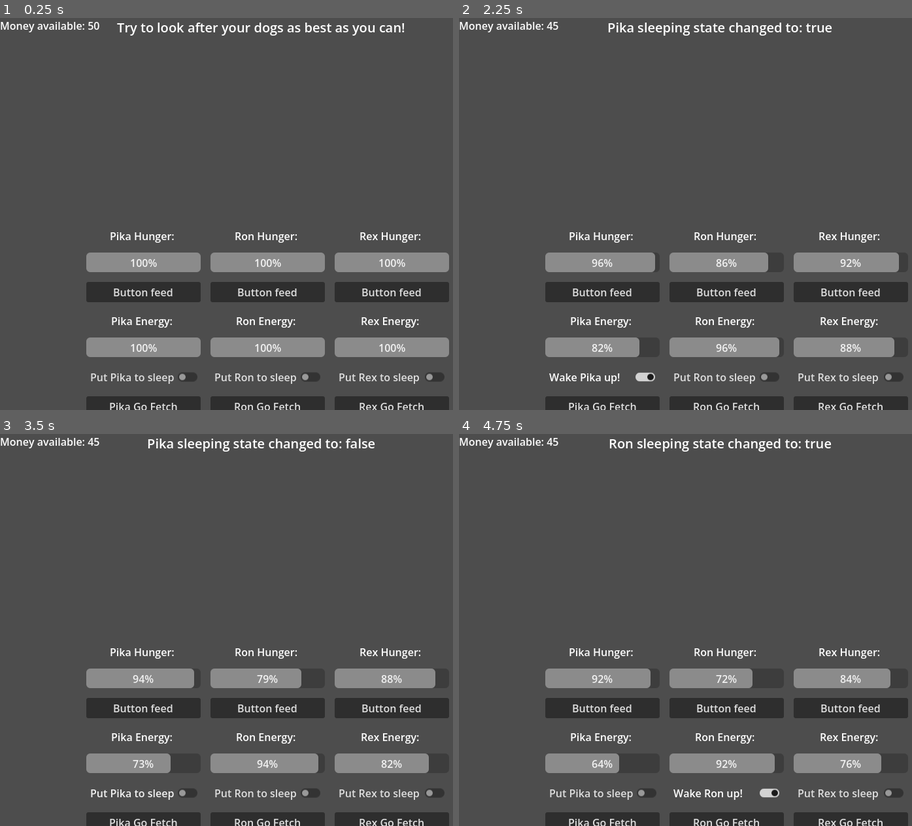
Above: before the commit, frames 1-4 (two rows, left to right).
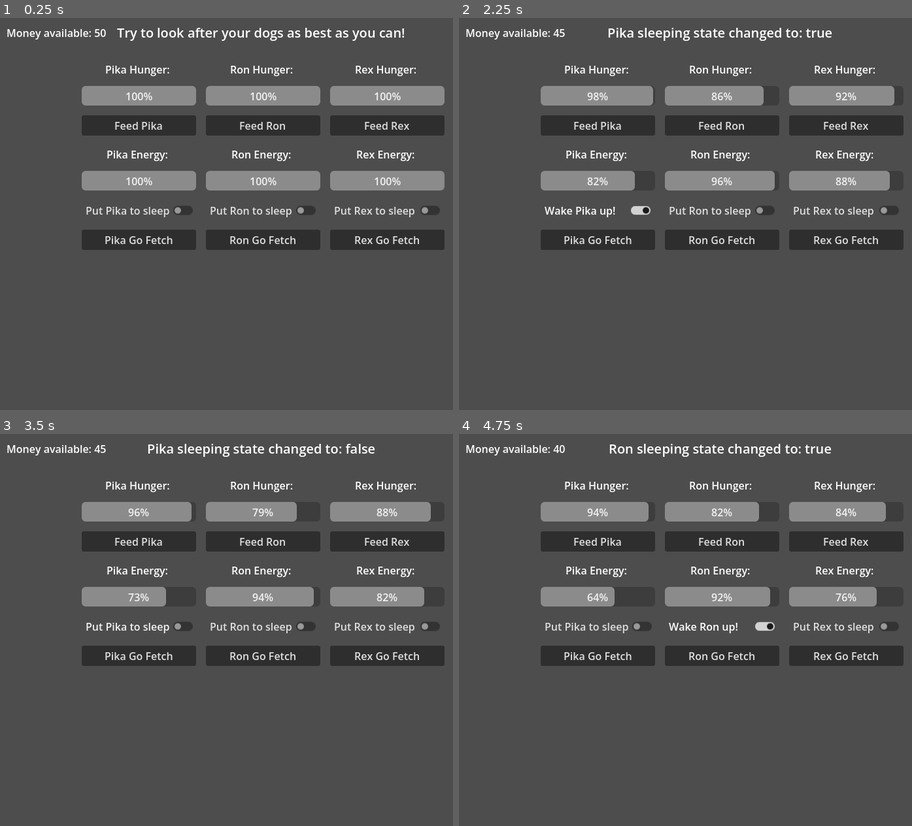
Above: after the commit, the same moments.

Repository: lukaMis/kennel-simulator
Game: Godot game, scene res://scenes/main.tscn
The game is run twice, just before and just after one commit, with the same random seed, the same clock (stepped at 60 frames per second) and the same inputs.
Inputs (mouse positions are in pixels of both pictures, inside the frame that each line leads up to):
- Up to frame 1 (0.25 s): no input
- Up to frame 2 (2.25 s): click (603, 292) at 0.5 s, where only the run before the commit has a clickable "Button feed"; click (599, 123) at 1.25 s, where only the run after the commit has a clickable "Feed Pika"; click "Put Pika to sleep" at 2 s
- Up to frame 3 (3.5 s): click "Wake Pika up!" at 2.75 s
- Up to frame 4 (4.75 s): click (721, 539) at 3.5 s, where only the run after the commit has a clickable "Feed Ron"; click "Put Ron to sleep" at 4.25 s

The runs differ from the first frame. In frame 1, 33% of the frame differs, in the area x 0-100%, y 1-100%; in frame 2, 31%; in frame 3, 31%; in frame 4, 30%.

Commit message:
Refactor and code cleanup complete. EnergyUI and HungerUI now use generic ProgressDisplay scene.

Diff:
--- a/scenes/dog_ui.tscn
+++ b/scenes/dog_ui.tscn
@@ -5,80 +5,28 @@
 [ext_resource type="PackedScene" uid="uid://cf05dnkmycgsy" path="res://scenes/energy_ui.tscn" id="3_nf10f"]
 
 [node name="DogUI" type="Control" unique_id=1588688185]
-custom_minimum_size = Vector2(175, 275)
+custom_minimum_size = Vector2(175, 300)
 layout_mode = 3
 anchors_preset = 0
 offset_right = 175.0
-offset_bottom = 275.0
+offset_bottom = 300.0
 script = ExtResource("1_wbx4q")
 
-[node name="VBoxContainer" type="VBoxContainer" parent="." unique_id=982634923]
-visible = false
-custom_minimum_size = Vector2(175, 275)
+[node name="VBoxContainer" type="VBoxContainer" parent="." unique_id=1940736317]
 layout_mode = 0
 offset_right = 175.0
-offset_bottom = 275.0
+offset_bottom = 300.0
 theme_override_constants/separation = 10
 
-[node name="LabelHunger" type="Label" parent="VBoxContainer" unique_id=943937713]
-custom_minimum_size = Vector2(0, 30)
-layout_mode = 2
-text = "Hunger label"
-horizontal_alignment = 1
-vertical_alignment = 1
-
-[node name="HungerBar" type="ProgressBar" parent="VBoxContainer" unique_id=1239157321]
-custom_minimum_size = Vector2(0, 30)
-layout_mode = 2
-step = 1.0
-value = 100.0
-
-[node name="ButtonFeed" type="Button" parent="VBoxContainer" unique_id=987015209]
-custom_minimum_size = Vector2(0, 30)
-layout_mode = 2
-text = "Button feed"
-
-[node name="LabelEnergy" type="Label" parent="VBoxContainer" unique_id=841251987]
-custom_minimum_size = Vector2(0, 30)
-layout_mode = 2
-text = "Energy label"
-horizontal_alignment = 1
-vertical_alignment = 1
-
-[node name="EnergyBar" type="ProgressBar" parent="VBoxContainer" unique_id=1341189782]
-custom_minimum_size = Vector2(0, 30)
+[node name="HungerUI" parent="VBoxContainer" unique_id=815053143 instance=ExtResource("2_1hs5b")]
 layout_mode = 2
 
-[node name="ButtonSleep" type="CheckButton" parent="VBoxContainer" unique_id=2088762501]
-custom_minimum_size = Vector2(0, 30)
+[node name="EnergyUI" parent="VBoxContainer" unique_id=1091962703 instance=ExtResource("3_nf10f")]
 layout_mode = 2
-text = "Pika is sleeping"
 
-[node name="ButtonWork" type="Button" parent="VBoxContainer" unique_id=982615633]
+[node name="ButtonWork" type="Button" parent="VBoxContainer" unique_id=841578536]
 custom_minimum_size = Vector2(0, 30)
 layout_mode = 2
 text = "Go to work!"
 
-[node name="VBoxContainer2" type="VBoxContainer" parent="." unique_id=1940736317]
-layout_mode = 0
-offset_left = 7.0
-offset_top = 289.0
-offset_right = 182.0
-offset_bottom = 580.0
-theme_override_constants/separation = 10
-
-[node name="HungerUI" parent="VBoxContainer2" unique_id=815053143 instance=ExtResource("2_1hs5b")]
-layout_mode = 2
-
-[node name="EnergyUI" parent="VBoxContainer2" unique_id=1091962703 instance=ExtResource("3_nf10f")]
-layout_mode = 2
-
-[node name="ButtonWork2" type="Button" parent="VBoxContainer2" unique_id=841578536]
-custom_minimum_size = Vector2(0, 30)
-layout_mode = 2
-text = "Go to work!"
-
-[connection signal="pressed" from="VBoxContainer/ButtonFeed" to="." method="_on_button_feed_pressed"]
-[connection signal="toggled" from="VBoxContainer/ButtonSleep" to="." method="_on_button_sleep_toggled"]
 [connection signal="pressed" from="VBoxContainer/ButtonWork" to="." method="_on_button_work_pressed"]
-[connection signal="pressed" from="VBoxContainer2/ButtonWork2" to="." method="_on_button_work_2_pressed"]
--- a/scenes/main.tscn
+++ b/scenes/main.tscn
@@ -12,12 +12,11 @@
 autostart = true
 
 [node name="HBoxContainer" type="HBoxContainer" parent="." unique_id=740714645]
-offset_top = 30.0
+offset_top = 64.0
 offset_right = 800.0
-offset_bottom = 630.0
+offset_bottom = 664.0
 theme_override_constants/separation = 20
 alignment = 1
-metadata/_edit_use_anchors_ = true
 
 [node name="DogUIPika" parent="HBoxContainer" unique_id=1588688185 instance=ExtResource("2_sugp2")]
 custom_minimum_size = Vector2(170, 0)
@@ -32,9 +31,14 @@
 layout_mode = 2
 
 [node name="CashUI" parent="." unique_id=214257894 instance=ExtResource("3_sugp2")]
-offset_right = 160.0
+offset_left = 10.0
+offset_top = 11.0
+offset_right = 170.0
+offset_bottom = 36.0
 
 [node name="InfoBar" parent="." unique_id=774993481 instance=ExtResource("4_jyhfs")]
+offset_top = 8.0
 offset_right = 800.0
+offset_bottom = 48.0
 
 [connection signal="timeout" from="Timer" to="." method="_on_timer_timeout"]
--- a/scripts/cash_ui.gd
+++ b/scripts/cash_ui.gd
@@ -1,6 +1,7 @@
 extends Control
 
 @onready var label_cash: Label = $LabelCash
+
 
 # Called when the node enters the scene tree for the first time.
 func _ready() -> void:
@@ -10,10 +11,6 @@
 	update_cash_ui(GlobalState.cash)
 	pass
 
-# Called every frame. 'delta' is the elapsed time since the previous frame.
-func _process(delta: float) -> void:
-	pass
-
 # This function matches the signal parameter layout!
 func update_cash_ui(new_amount: int) -> void:
 	label_cash.text = "Money available: " + str(new_amount)
--- a/scripts/dog_ui.gd
+++ b/scripts/dog_ui.gd
@@ -1,64 +1,18 @@
 extends Control
 
 var dog: DogResource
-@onready var hunger_bar = $VBoxContainer/HungerBar
-@onready var hunger_label = $VBoxContainer/LabelHunger
-
-@onready var energy_bar = $VBoxContainer/EnergyBar
-@onready var energy_label = $VBoxContainer/LabelEnergy
-
-@onready var button_feed = $VBoxContainer/ButtonFeed
-@onready var button_sleep = $VBoxContainer/ButtonSleep
+@onready var hunger_ui = $VBoxContainer/HungerUI
+@onready var energy_ui = $VBoxContainer/EnergyUI
 @onready var button_work = $VBoxContainer/ButtonWork
 
-@onready var hunger_ui = $VBoxContainer2/HungerUI
-@onready var energy_ui = $VBoxContainer2/EnergyUI
-@onready var button_work2 = $VBoxContainer2/ButtonWork2
-
-
-# Called when the node enters the scene tree for the first time.
-func _ready() -> void:
-	button_sleep.toggle_mode = false
-	pass # Replace with function body.
-
-# Called every frame. 'delta' is the elapsed time since the previous frame.
-func _process(delta: float) -> void:
-	pass
-
-func setup_dog_old(dog_data: DogResource):
-	dog = dog_data
-
-	hunger_bar.value = dog.hunger
-	energy_bar.value = dog.energy
-
-	hunger_label.text = dog.name + " hunger:"
-	energy_label.text = dog.name + " energy:"
-
-	button_feed.text = "Feed " + dog.name
-
-	button_sleep.button_pressed = dog.is_sleeping
-	button_sleep.text = dog.name + " is awake"
-	button_work.text =  dog.name + " Go work"
-	pass
 
 func setup_dog(dog_data: DogResource) -> void:
 	dog = dog_data
 
 	hunger_ui.setup_hunger(dog)
 	energy_ui.setup_energy(dog)
-	button_work2.text = dog.name + " Go Fetch"
+	button_work.text = dog.name + " Go Fetch"
 	pass
-
-#func update_ui():
-	#if dog:
-		#hunger_bar.value = dog.hunger
-		#energy_bar.value = dog.energy
-#
-		#if dog.is_sleeping and dog.energy == 100:
-			#_handle_dog_sleep(false)
-		#if !dog.is_sleeping and dog.energy == 0:
-			#_handle_dog_sleep(true)
-		#pass
 
 func update_ui() -> void:
 	if dog:
@@ -77,38 +31,6 @@
 	energy_ui.force_sleep_state(is_sleeping)
 	pass
 
-func _on_button_feed_pressed() -> void:
-	if dog and !dog.is_sleeping:
-		# Talk directly to the GlobalState singleton!
-		if GlobalState.try_spend_money(GameConstants.FOOD_COST):
-			dog.hunger = min(dog.hunger + GameConstants.FEED_HUNGER_GAIN, 100)
-			hunger_bar.value = dog.hunger
-			print(dog.name + " just got food, hunger is now: ", dog.hunger)
-			GlobalState.game_info_change(dog.name + " just got food, hunger is now: " + str(dog.hunger))
-	if dog and dog.is_sleeping:
-		GlobalState.game_info_change(dog.name + " is sleeping can NOT eat!")
-	pass # Replace with function body.
-
-func _on_button_sleep_toggled(toggled_on: bool) -> void:
-	if toggled_on:
-		_handle_dog_sleep(true)
-	else:
-		_handle_dog_sleep(false)
-	pass # Replace with function body.
-
-func _handle_dog_sleep(toggled_on:bool):
-	dog.is_sleeping = toggled_on
-	button_sleep.button_pressed = toggled_on
-
-	if toggled_on:
-		button_sleep.text = dog.name + " is sleeping"
-	else:
-		button_sleep.text = dog.name + " is awake"
-
-	print(dog.name, " sleeping state changed to: ", toggled_on)
-	GlobalState.game_info_change(dog.name + " sleeping " + str(toggled_on))
-	pass
-
 func _on_button_work_pressed() -> void:
 	if !dog:
 		return
@@ -123,28 +45,9 @@
 
 	# If checks pass, execute the action!
 	dog.energy -= GameConstants.WORK_ENERGY_COST
-	energy_bar.value = dog.energy
+	energy_ui.update_energy_ui()
 	# Reward the player globally!
 	GlobalState.add_money(GameConstants.WORK_PAYOUT)
 	print(dog.name, " successfully fetched items! You earned: ", GameConstants.WORK_PAYOUT)
 	GlobalState.game_info_change(dog.name + " successfully fetched items! You earned: " + str(GameConstants.WORK_PAYOUT))
-	pass # Replace with function body.
-
-
-
-func _on_button_work_2_pressed() -> void:
-	if !dog:
-		return
-	if dog.is_sleeping:
-		print(dog.name + " is sleeping, can NOT work.")
-		GlobalState.game_info_change(dog.name + " is sleeping, can NOT work!")
-		return
-	if dog.energy < GameConstants.WORK_ENERGY_COST:
-		print(dog.name, " is too exhausted to work!")
-		GlobalState.game_info_change(dog.name + " is too exhausted to work!")
-		return
-
-	# If checks pass, execute the action!
-	dog.energy -= GameConstants.WORK_ENERGY_COST
-	energy_ui.update_energy_ui()
-	pass # Replace with function body.
+	pass
--- a/scripts/energy_ui.gd
+++ b/scripts/energy_ui.gd
@@ -4,6 +4,7 @@
 @onready var button_sleep = $VBoxContainer/ButtonSleep
 
 var _dog: DogResource # Keep a reference to this specific dog's data
+
 
 func setup_energy(dog_data: DogResource):
 	_dog = dog_data
@@ -13,9 +14,7 @@
 
 func update_energy_ui() -> void:
 	if _dog:
-		# Because step 1 already lowered the number in memory,
-		# _dog.energy is naturally 95 right now!
-		progress_display.update_value(_dog.energy)
+		progress_display.update_progress_bar(_dog.energy)
 	pass
 
 # 3. Public helper function so DogUI can force the switch to flip (like passing out or waking up automatically)
@@ -32,7 +31,7 @@
 	_update_button_text(toggled_on)
 	# Tell the global info bar what just happened!
 	GlobalState.game_info_change(_dog.name + " sleeping state changed to: " + str(toggled_on))
-	pass # Replace with function body.
+	pass
 
 # 5. Little internal helper just to swap the button text
 func _update_button_text(is_sleeping: bool) -> void:
--- a/scripts/hunger_ui.gd
+++ b/scripts/hunger_ui.gd
@@ -5,26 +5,31 @@
 
 var _dog: DogResource # Keep a reference to this specific dog's data
 
+
 func setup_hunger(dog_data: DogResource):
 	_dog = dog_data
 	progress_display.setup_display(_dog.name + " Hunger: ", _dog.hunger)
+	button_feed.text = "Feed" + " " + _dog.name
 	pass
 
 func update_hunger_ui():
 	if _dog:
-		progress_display.update_value(_dog.hunger)
+		progress_display.update_progress_bar(_dog.hunger)
 	pass
 
 func _on_button_feed_pressed() -> void:
 	if not _dog:
 		return
+
 	# If the dog is asleep, stop right here!
 	if _dog.is_sleeping:
-		GlobalState.game_info_change(_dog.name + " is asleep, you can't feed them!")
+		GlobalState.game_info_change(_dog.name + " is asleep can NOT eat!")
 		return
 
 	# Ask our autoload global wallet if we have enough cash
 	if GlobalState.try_spend_money(GameConstants.FOOD_COST):
 		_dog.hunger = min(_dog.hunger + GameConstants.FEED_HUNGER_GAIN, GameConstants.MAX_STAT_VALUE)
-		progress_display.update_value(_dog.hunger) # Update the bar instantly!
-	pass # Replace with function body.
+		progress_display.update_progress_bar(_dog.hunger) # Update the bar instantly!
+		print(_dog.name + " just got food, hunger is now: ", _dog.hunger)
+		GlobalState.game_info_change(_dog.name + " just got food, hunger is now: " + str(_dog.hunger))
+	pass
--- a/scripts/info_bar.gd
+++ b/scripts/info_bar.gd
@@ -9,10 +9,6 @@
 	GlobalState.game_info_change(GlobalState.game_info)
 	pass # Replace with function body.
 
-# Called every frame. 'delta' is the elapsed time since the previous frame.
-func _process(delta: float) -> void:
-	pass
-
 func info_bar_update(new_info: String):
 	label_info_bar.text = GlobalState.game_info
 	pass
--- a/scripts/progress_display.gd
+++ b/scripts/progress_display.gd
@@ -3,15 +3,6 @@
 @onready var label = $VBoxContainer/Label
 @onready var progress_bar = $VBoxContainer/ProgressBar
 
-
-#func setup_display(dog_data: DogResource):
-	#label.text = dog_data.name
-	#progress_bar.value = dog_data.hunger
-	#pass
-#
-#func update_display(new_progress_bar_value):
-	#progress_bar.value = new_progress_bar_value
-	#pass
 
 # 2. A function called ONCE when the dog first boots up to set the text and bar
 func setup_display(label_text: String, progress_bar_value: int) -> void:
@@ -20,6 +11,6 @@
 	pass
 
 # 3. A function called every timer tick to update just the bar's value
-func update_value(new_value: int) -> void:
+func update_progress_bar(new_value: int) -> void:
 	progress_bar.value = new_value
 	pass
